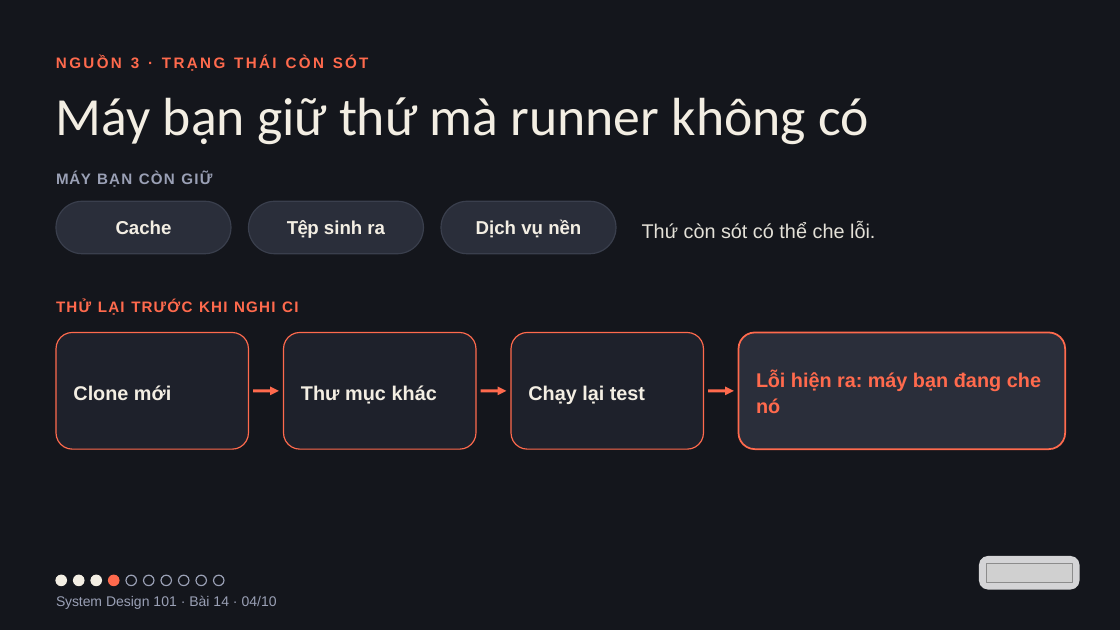
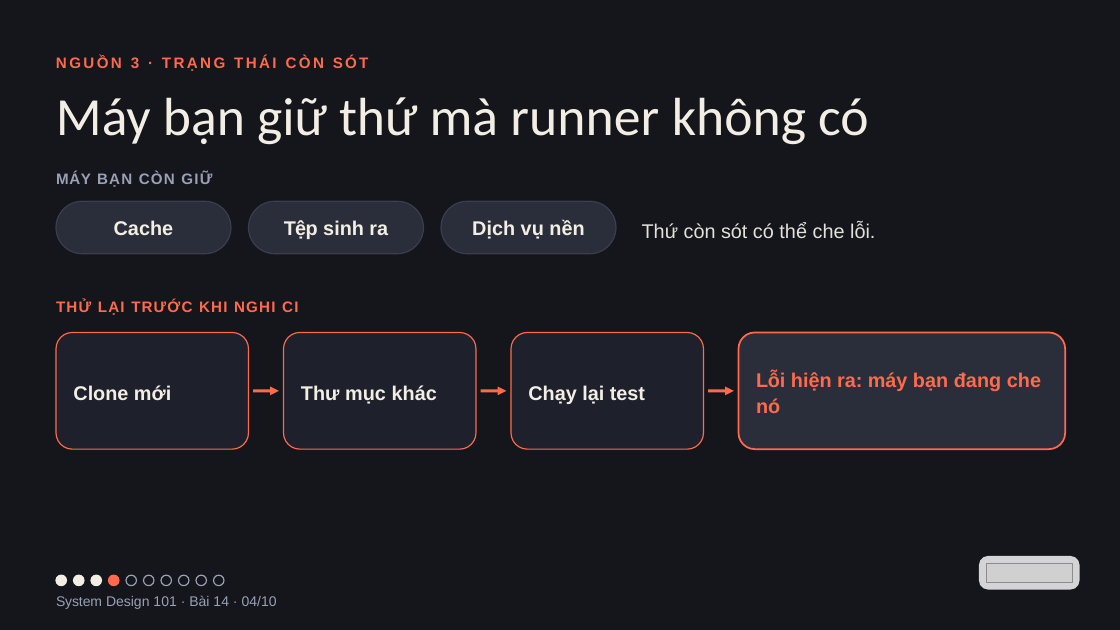
Before and after one commit to vohoailinh90/tool-marketing-studio, a slide deck: slide 4 of system-design-101/vi/lessons/sd-13-014/slides/sd-13-014.pptx. Drawn at 1120x630 pixels with LibreOffice and Linux fonts; fonts in the diff are those of the drawing; grey boxes stand for pictures. Boxes give left, top, right and bottom in pixels: in the first picture for what was removed or moved away, otherwise in the second. Text is boxed around its words. In the diff, an @@ line names an element or a change of style, - is before the commit and + after.

```diff
--- a/system-design-101/vi/lessons/sd-13-014/slides/sd-13-014.pptx
+++ b/system-design-101/vi/lessons/sd-13-014/slides/sd-13-014.pptx
@@ rounded rectangle "Cache" at (56, 201, 231, 254): size 24 to 25.5 pt @@
@@ rounded rectangle "Tệp sinh ra" at (249, 201, 423, 254): size 24 to 25.5 pt; letter spacing -0.1 to -0.2 pt in "ra" @@
@@ rounded rectangle "Dịch vụ nền" at (441, 201, 616, 254): size 24 to 25.5 pt @@
```
Also in this commit, not shown: 4 other files.
